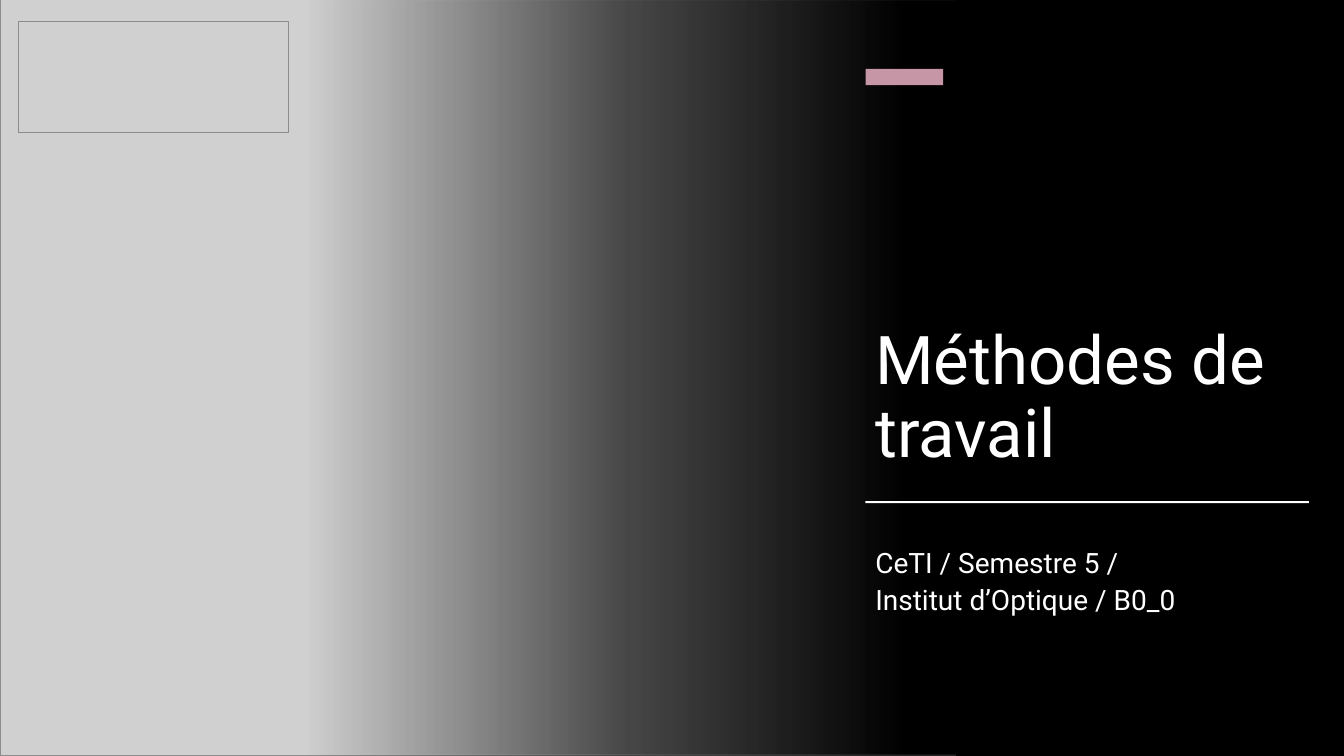
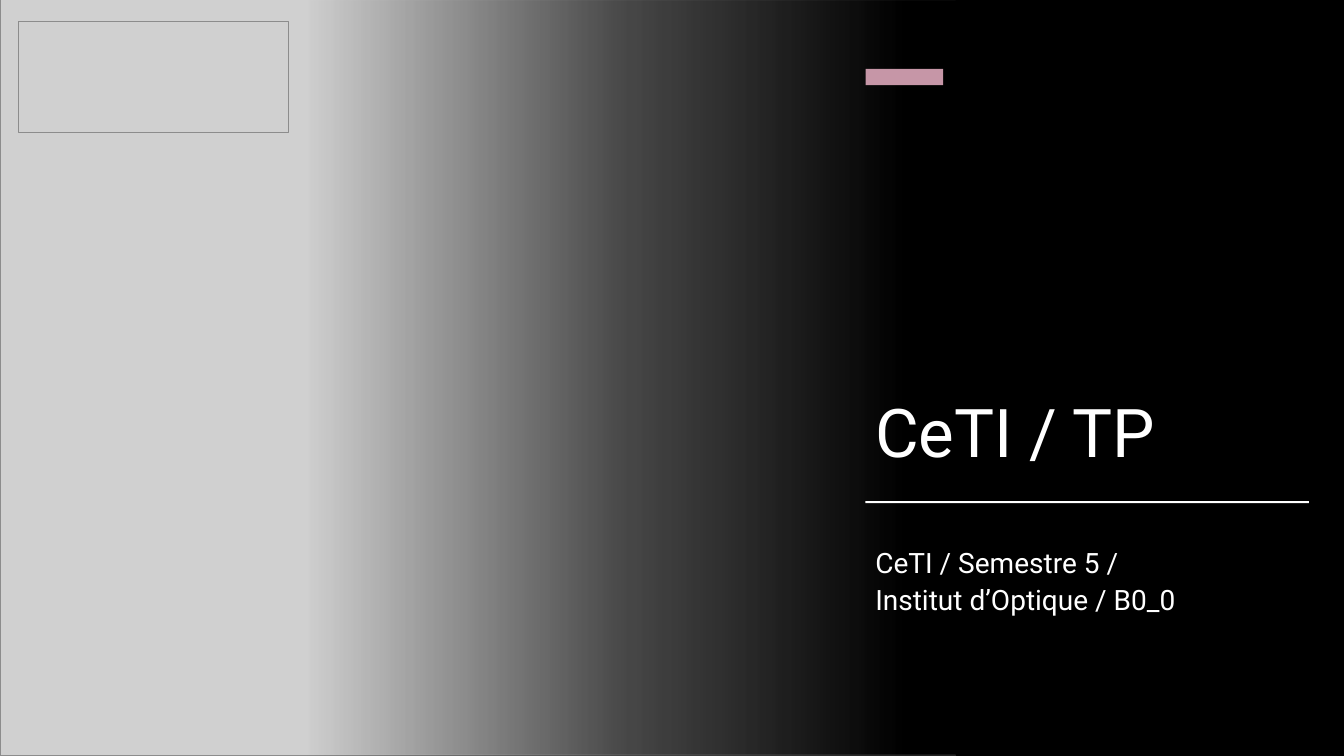
Before and after one commit to IOGS-Digital-Methods/semester-5, a slide deck: slide 11 of CeTI/b0_intro/B0_1_CeTI.pptx (slide 15 before the commit). Drawn at 1344x756 pixels with LibreOffice and Linux fonts; fonts in the diff are those of the drawing; grey boxes stand for pictures. Boxes give left, top, right and bottom in pixels: in the first picture for what was removed or moved away, otherwise in the second. Text is boxed around its words. In the diff, an @@ line names an element or a change of style, - is before the commit and + after.

```diff
--- a/CeTI/b0_intro/B0_1_CeTI.pptx
+++ b/CeTI/b0_intro/B0_1_CeTI.pptx
@@ title at [875, 408, 1155, 458]: text changed @@
-Méthodes de travail
+CeTI / TP
```
Also in this commit, not shown: 3 other slides changed, 10 slides added, 1 slide removed, 2 other files.
